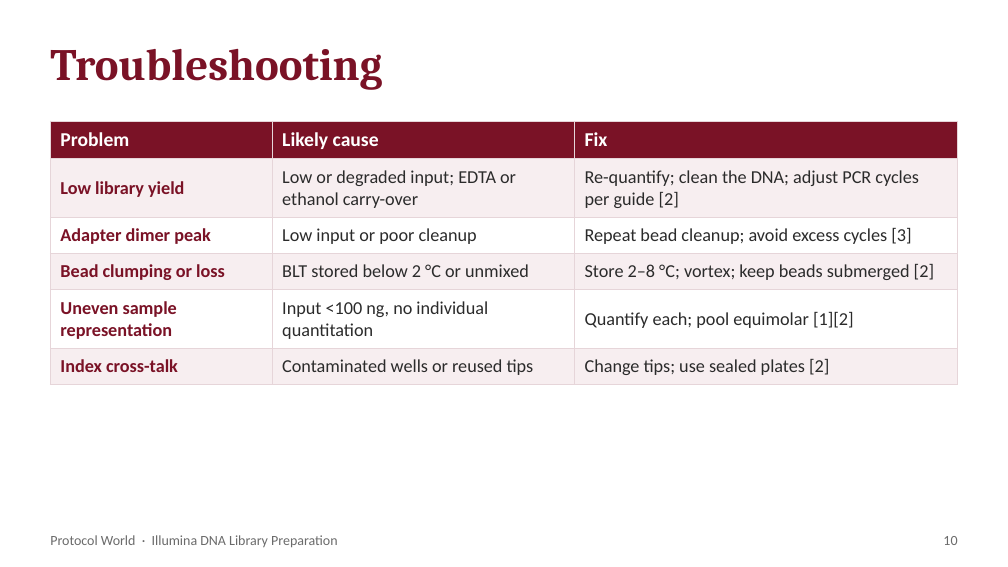
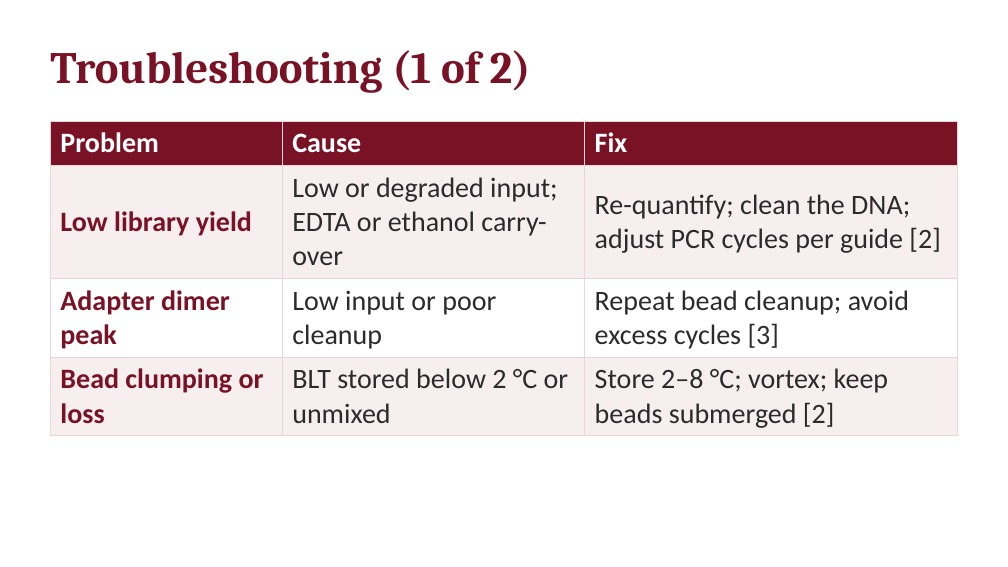
Before and after one commit to ProtocolWorld/ProtocolWorld, a slide deck: slide 14 of uploads/illumina-dna-library-preparation.pptx (slide 10 before the commit). Drawn at 1008x567 pixels with LibreOffice and Linux fonts; fonts in the diff are those of the drawing. Boxes give left, top, right and bottom in pixels: in the first picture for what was removed or moved away, otherwise in the second. Text is boxed around its words. In the diff, an @@ line names an element or a change of style, - is before the commit and + after.

```diff
--- a/uploads/illumina-dna-library-preparation.pptx
+++ b/uploads/illumina-dna-library-preparation.pptx
@@ text at (x1=50, y1=50, x2=531, y2=93): text changed @@
-Troubleshooting
+Troubleshooting (1 of 2)
@@ table at (x1=50, y1=121, x2=958, y2=432) @@
-row 1, column 2: Likely cause
+row 1, column 2: Cause
-row 5: Uneven sample representation | Input <100 ng, no individual quantitation | Quantify each; pool equimolar [1][2]
-row 6: Index cross-talk | Contaminated wells or reused tips | Change tips; use sealed plates [2]
@@ text removed at (x1=50, y1=535, x2=337, y2=547) @@
-Protocol World · Illumina DNA Library Preparation
@@ text removed at (x1=943, y1=536, x2=957, y2=545) @@
-10
```
Also in this commit, not shown: 11 other slides changed, 6 slides added, 5 other files.
